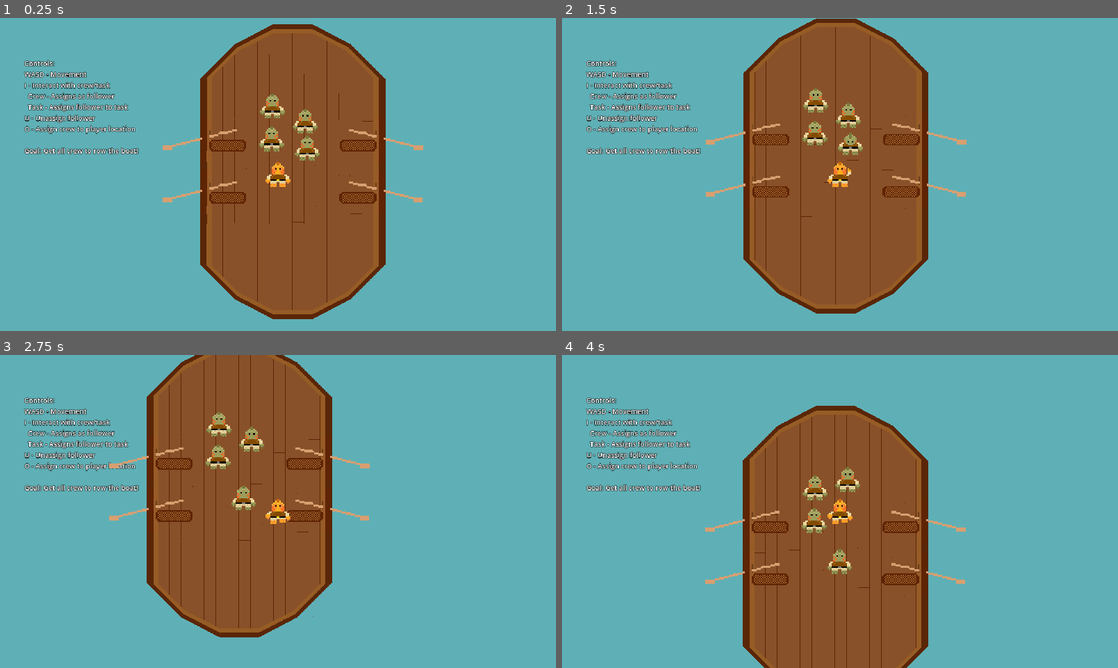
Above: before the commit, frames 1-4 (two rows, left to right).
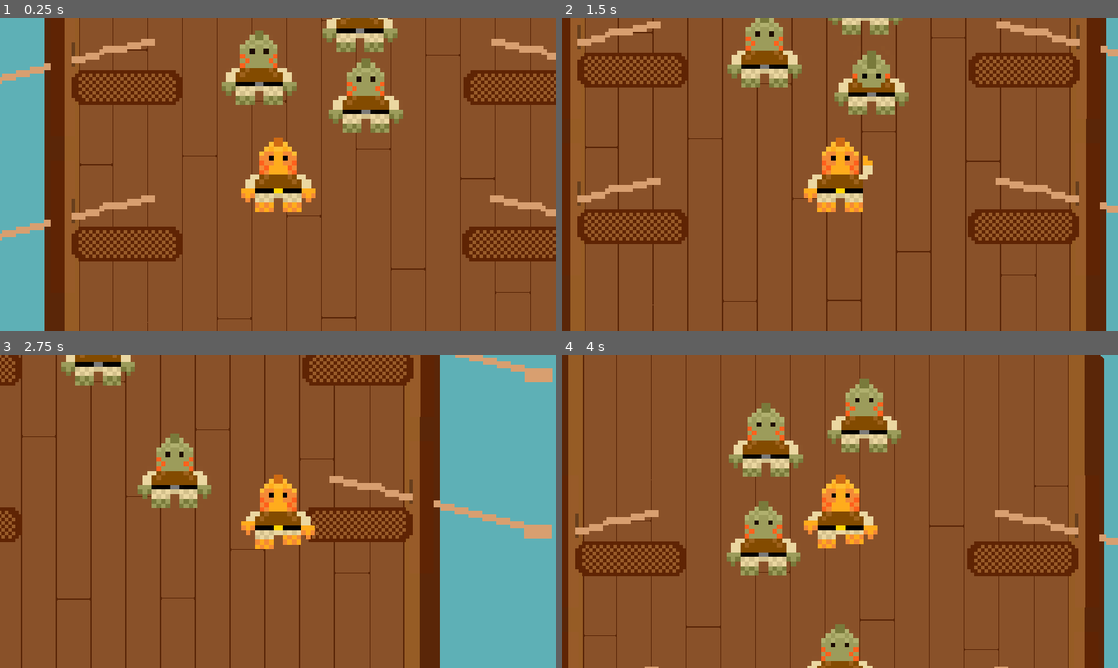
Above: after the commit, the same moments.

Repository: Splashy-Inc/splish-splashisson
Game: Godot game, scene res://Scenes/playground.tscn
The game is run twice, just before and just after one commit, with the same random seed, the same clock (stepped at 60 frames per second) and the same inputs.
Inputs:
- Up to frame 1 (0.25 s): no input
- Up to frame 2 (1.5 s): tap Enter at 0.5 s; hold D (right) 0.53-1.28 s; tap I (interact) at 0.6 s; hold S (down) from 1.28 s (still down); tap O (location) at 1.35 s
- Up to frame 3 (2.75 s): release S (down) at 2.03 s; hold D (right) from 2.03 s (still down); tap U (unassign) at 2.1 s
- Up to frame 4 (4 s): release D (right) at 2.78 s; hold W (up) 2.78-3.53 s; tap I (interact) at 2.85 s; hold A (left) from 3.53 s (still down); tap O (location) at 3.6 s

The runs differ from the first frame. In frame 1, 75% of the frame differs, in the area x 0-100%, y 0-100%; in frame 2, 80%; in frame 3, 61%; in frame 4, 82%.

Commit message:
Update project settings
Using 640x360 to better fit pixel art. This way the pixel art can scale well up to common resolutions

Diff:
--- a/project.godot
+++ b/project.godot
@@ -19,11 +19,12 @@
 
 [display]
 
-window/size/viewport_width=1920
-window/size/viewport_height=1080
+window/size/viewport_width=640
+window/size/viewport_height=360
 window/size/window_width_override=1280
 window/size/window_height_override=720
-window/stretch/mode="canvas_items"
+window/stretch/mode="viewport"
+window/stretch/scale_mode="integer"
 
 [global_group]
 
@@ -78,3 +79,5 @@
 textures/canvas_textures/default_texture_filter=0
 renderer/rendering_method="gl_compatibility"
 renderer/rendering_method.mobile="gl_compatibility"
+2d/snap/snap_2d_transforms_to_pixel=true
+2d/snap/snap_2d_vertices_to_pixel=true
